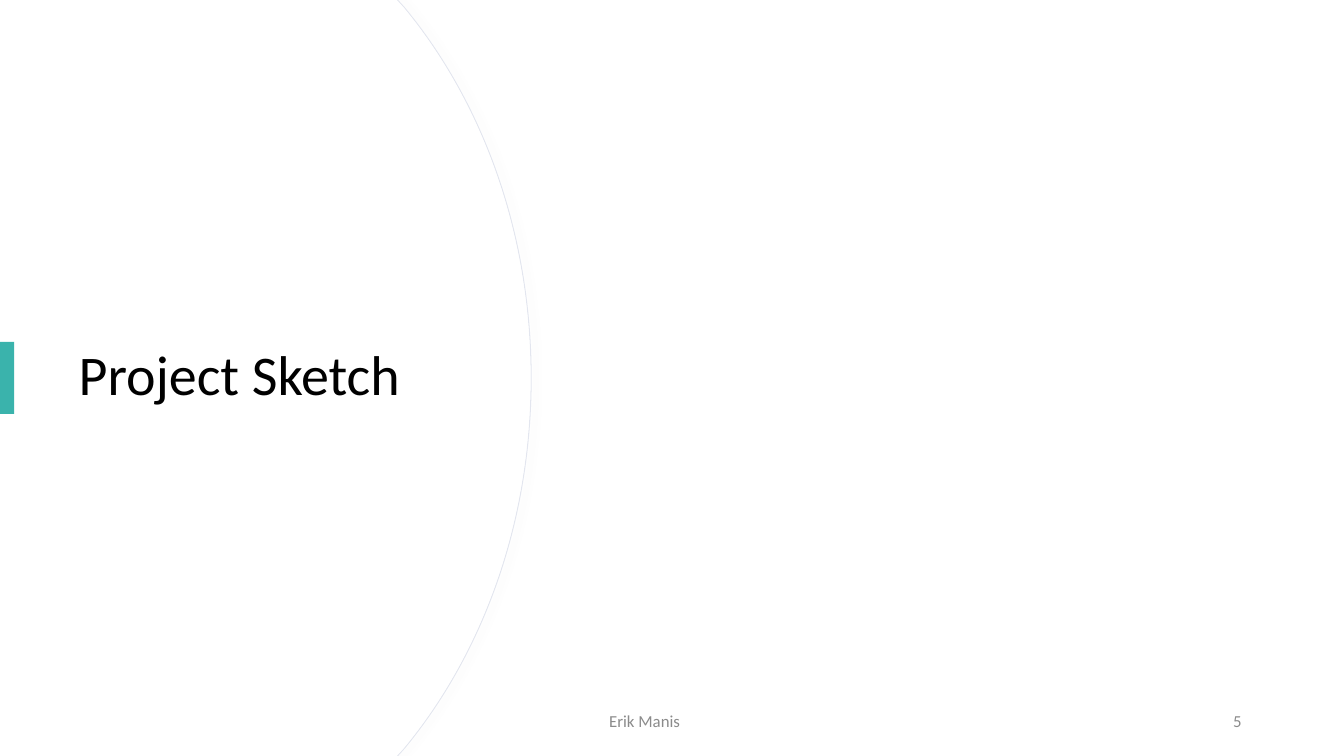
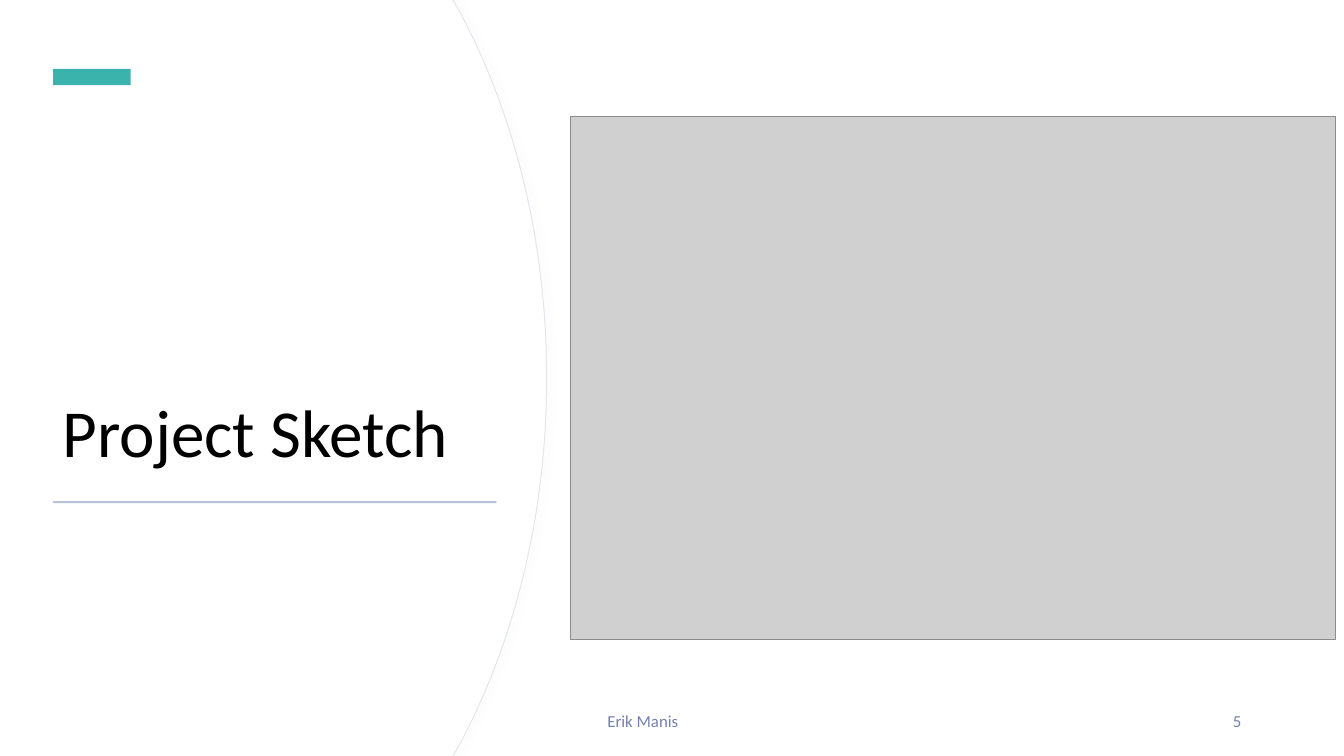
Before and after one commit to dirkt68/pl1-robotics, a slide deck: slide 5 of Presentations/Slides/Presentation_Feb_17.pptx. Drawn at 1344x756 pixels with LibreOffice and Linux fonts; fonts in the diff are those of the drawing; grey boxes stand for pictures. Boxes give left, top, right and bottom in pixels: in the first picture for what was removed or moved away, otherwise in the second. Text is boxed around its words. In the diff, an @@ line names an element or a change of style, - is before the commit and + after.

Commit message:
Added some slides and pictures.

```diff
--- a/Presentations/Slides/Presentation_Feb_17.pptx
+++ b/Presentations/Slides/Presentation_Feb_17.pptx
@@ freeform shape: place and size @@
-freeform shape at box(0, 0, 531, 756)
+freeform shape at box(0, 0, 546, 756)
@@ freeform shape: place and size @@
-freeform shape at box(0, 0, 530, 756)
+freeform shape at box(0, 0, 545, 756)
@@ rectangle added at box(53, 69, 131, 85), fill #3AB3AC @@
@@ picture added at box(571, 117, 1336, 640) @@
@@ title "Project Sketch": place and size @@
-title "Project Sketch" at box(79, 356, 400, 405)
+title "Project Sketch" at box(63, 410, 449, 469)
@@ title "Project Sketch" at box(63, 410, 449, 469): size 40 to 48 pt; vertical alignment middle to bottom @@
@@ rectangle removed at box(0, 342, 14, 414) @@
@@ rectangle added at box(53, 501, 497, 503), fill #BAC0D8 @@
@@ text "Erik Manis" at box(607, 715, 679, 727): text colour #8C8C8C to #7580B0 @@
@@ page number at box(1233, 716, 1241, 727): text colour #8C8C8C to #7580B0 @@
```
Also in this commit, not shown: 2 other slides changed, 9 other files.
